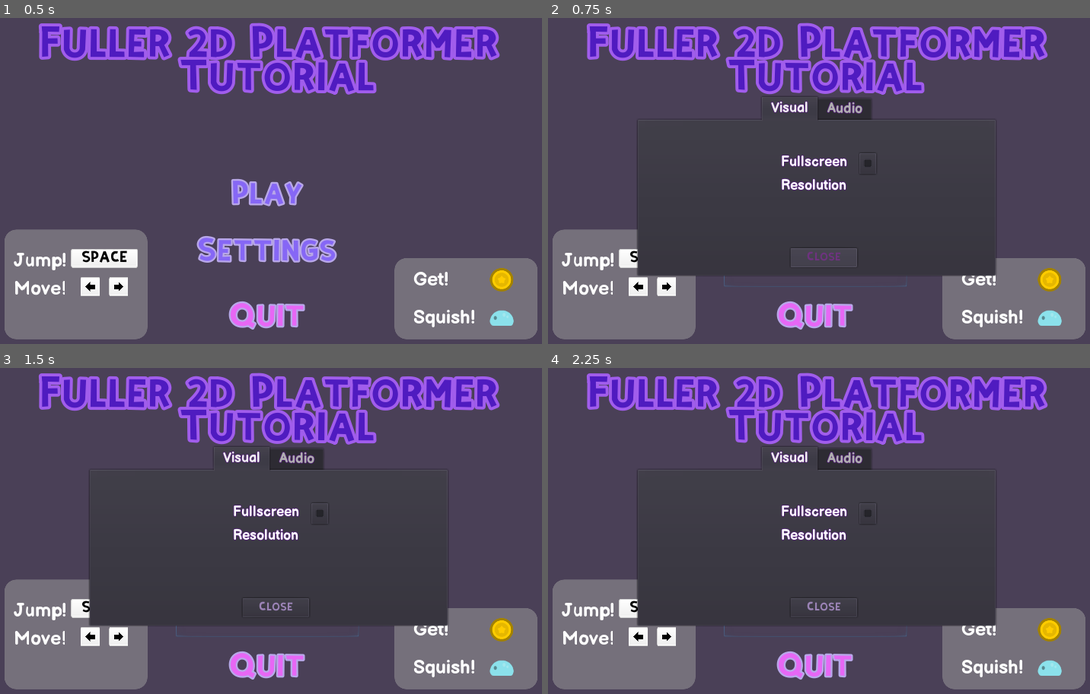
Above: before the commit, frames 1-4 (two rows, left to right).
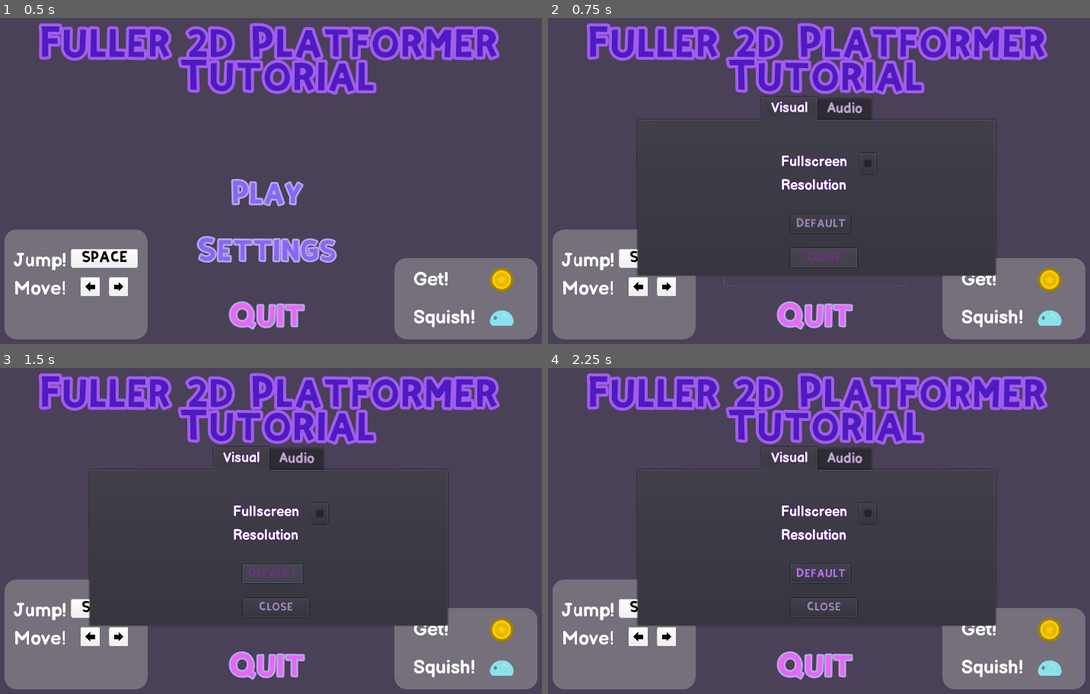
Above: after the commit, the same moments.

Repository: CrabbitSlater/Godot_2D_Tutorial_adv
Game: Godot game, scene res://Assets/TitleMenu.tscn
The game is run twice, just before and just after one commit, with the same random seed, the same clock (stepped at 60 frames per second) and the same inputs.
Inputs (mouse positions are in pixels of both pictures, inside the frame that each line leads up to):
- Up to frame 1 (0.5 s): no input
- Up to frame 2 (0.75 s): click "Settings" at 0.5 s
- Up to frame 3 (1.5 s): click (271, 573) at 1.25 s, where only the run after the commit has a clickable "Default"
- Up to frame 4 (2.25 s): click "Play" at 2 s

Frame 1 is identical in both runs. In frame 2, 0.1% of the frame differs, in the area x 45-55%, y 61-65%; in frame 3, 0.2%, in the area x 32-67%, y 60-83%; in frame 4, 0.2%.

Commit message:
sorted buggy behavior in settings by cleaning up the namespace and setting toggles properly. TODO- try adding this to in game player menu and implementing resolution selection

Diff:
--- a/Assets/Settings_tabs.gd
+++ b/Assets/Settings_tabs.gd
@@ -1,38 +1,72 @@
 extends TabContainer
 
+onready var fullscreen_button = $Visual/Fullscreen/FullscreenCheck
+onready var sfx_mute = $Audio/SFX/SFXMuteCheck
+onready var music_mute = $Audio/Music/MusicMuteCheck
+onready var sfx_slider = $Audio/SFX/SFXVolSlider
+onready var music_slider = $Audio/Music/MusicVolSlider
 
 func _ready():
-
-	$"Audio/Music Vol/Music Mute Check".pressed = GlobalSettings.music_mute
-	$"Audio/SFX/SFX Mute Check".pressed = GlobalSettings.sfx_mute
-	$"Visual/Fullscreen/FullscreenCheck".pressed = GlobalSettings.fullscreen
 
 	GlobalSettings.menu_ref=self
 
 
 
+func update_buttons():
+	fullscreen_button.pressed = GlobalSettings.get_fullscreen()
+
+	music_mute.pressed = GlobalSettings.get_music_mute()
+	sfx_mute.pressed = GlobalSettings.get_sfx_mute()
+	sfx_slider.value = GlobalSettings.get_sfx_vol()
+	music_slider.value = GlobalSettings.get_music_vol()
+
+
+
+
 func _on_FullscreenCheck_toggled(button_pressed):
-	if.is_visible_in_tree():
-		GlobalSettings.toggle_fullscreen(button_pressed)
+
+	GlobalSettings.toggle_fullscreen(button_pressed)
 
 
 func _on_Music_Mute_Check_toggled(button_pressed):
 	print("the tabs menu is visible?")
 	print(is_visible_in_tree())
-	if.is_visible_in_tree():
-		GlobalSettings.toggle_mute_music(button_pressed)
+
+	GlobalSettings.toggle_mute_music(button_pressed)
 
 
 func _on_SFX_Mute_Check_toggled(button_pressed):
-	if.is_visible_in_tree():
-		GlobalSettings.toggle_mute_sfx(button_pressed)
+
+	GlobalSettings.toggle_mute_sfx(button_pressed)
 
 
 func _on_MusicVolSlider_value_changed(value):
-	if.is_visible_in_tree():
-		GlobalSettings.set_music_vol(value)
+
+	GlobalSettings.set_music_vol(value)
 
 
 func _on_SFXVol_value_changed(value):
-	if.is_visible_in_tree():
-		GlobalSettings.set_sfx_vol(value)
+
+	GlobalSettings.set_sfx_vol(value)
+
+
+func _on_Settings_tabs_visibility_changed():
+	self.update_buttons()
+	print("updating buttons status, visibility is " + str(self.is_visible_in_tree()))
+	print(GlobalSettings.saved_settings)
+	GlobalSettings.accept_setting_commands = self.is_visible_in_tree()
+
+func restore_defaults():
+	pass
+	GlobalSettings.set_sfx_vol(0.0)
+	GlobalSettings.set_music_vol(0.0)
+	GlobalSettings.toggle_mute_sfx(false)
+	GlobalSettings.toggle_fullscreen(false)
+	GlobalSettings.toggle_mute_music(false)
+	GlobalSettings.accept_setting_commands = false
+	update_buttons()
+	GlobalSettings.accept_setting_commands = true
+
+
+func _on_Defaults_button_pressed():
+	self.restore_defaults()
--- a/Assets/TitleMenu.gd
+++ b/Assets/TitleMenu.gd
@@ -9,12 +9,10 @@
 
 func _on_SettingsButton_pressed():
 	$Settings_tabs.visible=true
-	GlobalSettings.accept_setting_commands = true
 
 
 func _on_SettingsCloseButton_pressed():
-	$Settings_tabs.visible=false
-	GlobalSettings.accept_setting_commands = false
+	$Settings_tabs.visible = false
 
 
 func _on_QuitButton_pressed():
--- a/Assets/TitleMenu.tscn
+++ b/Assets/TitleMenu.tscn
@@ -298,6 +298,15 @@
 custom_fonts/font = SubResource( 6 )
 text = "Close"
 
+[node name="Defaults_button2" type="Button" parent="Settings_tabs/Visual"]
+margin_left = 252.0
+margin_top = 151.0
+margin_right = 353.0
+margin_bottom = 183.0
+custom_fonts/font = SubResource( 7 )
+text = "Default"
+icon = SubResource( 8 )
+
 [node name="Audio" type="Control" parent="Settings_tabs"]
 visible = false
 anchor_right = 1.0
@@ -307,25 +316,25 @@
 margin_right = -4.0
 margin_bottom = -4.0
 
-[node name="Music Vol" type="Control" parent="Settings_tabs/Audio"]
+[node name="Music" type="Control" parent="Settings_tabs/Audio"]
 margin_left = 268.0
 margin_top = 48.0
 margin_right = 308.0
 margin_bottom = 88.0
 
-[node name="Music Mute Check" type="CheckBox" parent="Settings_tabs/Audio/Music Vol"]
+[node name="MusicMuteCheck" type="CheckBox" parent="Settings_tabs/Audio/Music"]
 margin_left = 96.0
 margin_right = 120.0
 margin_bottom = 24.0
 
-[node name="Music Label" type="Label" parent="Settings_tabs/Audio/Music Vol"]
+[node name="Music Label" type="Label" parent="Settings_tabs/Audio/Music"]
 margin_left = -208.0
 margin_right = -102.0
 margin_bottom = 63.0
 text = "Music Vol
 "
 
-[node name="MuteLabel" type="Label" parent="Settings_tabs/Audio/Music Vol"]
+[node name="MuteLabel" type="Label" parent="Settings_tabs/Audio/Music"]
 margin_left = 128.0
 margin_right = 194.0
 margin_bottom = 48.0
@@ -333,7 +342,7 @@
 
 "
 
-[node name="MusicVolSlider" type="HSlider" parent="Settings_tabs/Audio/Music Vol"]
+[node name="MusicVolSlider" type="HSlider" parent="Settings_tabs/Audio/Music"]
 margin_left = -80.0
 margin_right = 80.0
 margin_bottom = 16.0
@@ -348,7 +357,7 @@
 margin_right = 308.0
 margin_bottom = 128.0
 
-[node name="SFX Mute Check" type="CheckBox" parent="Settings_tabs/Audio/SFX"]
+[node name="SFXMuteCheck" type="CheckBox" parent="Settings_tabs/Audio/SFX"]
 margin_left = 96.0
 margin_right = 120.0
 margin_bottom = 24.0
@@ -368,7 +377,7 @@
 
 "
 
-[node name="SFXVol" type="HSlider" parent="Settings_tabs/Audio/SFX"]
+[node name="SFXVolSlider" type="HSlider" parent="Settings_tabs/Audio/SFX"]
 margin_left = -80.0
 margin_top = 8.0
 margin_right = 80.0
@@ -387,13 +396,25 @@
 text = "Close"
 icon = SubResource( 8 )
 
+[node name="Defaults_button" type="Button" parent="Settings_tabs/Audio"]
+margin_left = 252.0
+margin_top = 167.0
+margin_right = 332.0
+margin_bottom = 199.0
+custom_fonts/font = SubResource( 7 )
+text = "Default"
+icon = SubResource( 8 )
+
 [connection signal="pressed" from="PlayButton" to="." method="_on_PlayButton_pressed"]
 [connection signal="pressed" from="QuitButton" to="." method="_on_QuitButton_pressed"]
 [connection signal="pressed" from="SettingsButton" to="." method="_on_SettingsButton_pressed"]
+[connection signal="visibility_changed" from="Settings_tabs" to="Settings_tabs" method="_on_Settings_tabs_visibility_changed"]
 [connection signal="toggled" from="Settings_tabs/Visual/Fullscreen/FullscreenCheck" to="Settings_tabs" method="_on_FullscreenCheck_toggled"]
 [connection signal="pressed" from="Settings_tabs/Visual/SettingsCloseButton2" to="." method="_on_SettingsCloseButton_pressed"]
-[connection signal="toggled" from="Settings_tabs/Audio/Music Vol/Music Mute Check" to="Settings_tabs" method="_on_Music_Mute_Check_toggled"]
-[connection signal="value_changed" from="Settings_tabs/Audio/Music Vol/MusicVolSlider" to="Settings_tabs" method="_on_MusicVolSlider_value_changed"]
-[connection signal="toggled" from="Settings_tabs/Audio/SFX/SFX Mute Check" to="Settings_tabs" method="_on_SFX_Mute_Check_toggled"]
-[connection signal="value_changed" from="Settings_tabs/Audio/SFX/SFXVol" to="Settings_tabs" method="_on_SFXVol_value_changed"]
+[connection signal="pressed" from="Settings_tabs/Visual/Defaults_button2" to="Settings_tabs" method="_on_Defaults_button_pressed"]
+[connection signal="toggled" from="Settings_tabs/Audio/Music/MusicMuteCheck" to="Settings_tabs" method="_on_Music_Mute_Check_toggled"]
+[connection signal="value_changed" from="Settings_tabs/Audio/Music/MusicVolSlider" to="Settings_tabs" method="_on_MusicVolSlider_value_changed"]
+[connection signal="toggled" from="Settings_tabs/Audio/SFX/SFXMuteCheck" to="Settings_tabs" method="_on_SFX_Mute_Check_toggled"]
+[connection signal="value_changed" from="Settings_tabs/Audio/SFX/SFXVolSlider" to="Settings_tabs" method="_on_SFXVol_value_changed"]
 [connection signal="pressed" from="Settings_tabs/Audio/SettingsCloseButton" to="." method="_on_SettingsCloseButton_pressed"]
+[connection signal="pressed" from="Settings_tabs/Audio/Defaults_button" to="Settings_tabs" method="_on_Defaults_button_pressed"]
--- a/GlobalSettings.gd
+++ b/GlobalSettings.gd
@@ -5,12 +5,6 @@
 
 var saved_settings = {}
 
-var fullscreen : bool = false
-var sfx_mute : bool = false
-var music_mute : bool = false
-var music_vol : float =0
-var sfx_vol : float = 0
-var resolution =0
 const MAX_VOL :float = 6.0
 const MIN_VOL :float = -26.0
 
@@ -26,8 +20,11 @@
 		print("sfxv buttonpress")
 		new_vol = clamp(new_vol, MIN_VOL, MAX_VOL)
 		AudioServer.set_bus_volume_db(2,new_vol)
-		self.sfx_vol=new_vol
+		saved_settings["sfx_vol"] = new_vol
 		save_settings()
+
+func get_sfx_vol():
+	return saved_settings["sfx_vol"]
 
 func set_music_vol(new_vol:float):
 	if accept_setting_commands:
@@ -35,32 +32,44 @@
 		print("mskv buttonpress")
 		new_vol = clamp(new_vol, MIN_VOL, MAX_VOL)
 		AudioServer.set_bus_volume_db(1,new_vol)
-		self.music_vol=new_vol
+		saved_settings["music_vol"]=new_vol
 		save_settings()
+
+func get_music_vol():
+	return saved_settings["music_vol"]
 
 func toggle_mute_sfx(toggle:bool):
 	if accept_setting_commands:
 
 		print("msfx buttonpress")
 		AudioServer.set_bus_mute(2,toggle)
-		self.sfx_mute=toggle
+		saved_settings["sfx_mute"]= toggle
 		save_settings()
+
+func get_sfx_mute():
+	return saved_settings["sfx_mute"]
 
 func toggle_mute_music(toggle:bool):
 
 	if accept_setting_commands:
 		print("mmsk buttonpress")
 		AudioServer.set_bus_mute(1,toggle)
-		self.music_mute=toggle
+		saved_settings["music_mute"] = toggle
 		save_settings()
+
+func get_music_mute():
+	return saved_settings["music_mute"]
 
 func toggle_fullscreen(toggle:bool):
 
 	if accept_setting_commands:
 		print("fscr buttonpress")
 		OS.set_window_fullscreen(toggle)
-		self.fullscreen=toggle
+		saved_settings["fullscreen"] = toggle
 		save_settings()
+
+func get_fullscreen():
+	return saved_settings["fullscreen"]
 
 func set_settings():
 	toggle_fullscreen(saved_settings["fullscreen"])
@@ -78,15 +87,6 @@
 
 func save_settings():
 
-
-	saved_settings["fullscreen"] = self.fullscreen
-	#replace with resolution setting
-	saved_settings["music_mute"] = self.music_mute
-	saved_settings["sfx_mute"] = self.sfx_mute
-	saved_settings["music_vol"] = self.music_vol
-	saved_settings["sfx_vol"] = self. sfx_vol
-
-
 	print("trying to save setti gs")
 	print(saved_settings)
 	var file = File.new()
@@ -97,7 +97,6 @@
 func load_settings():
 	var file = File.new()
 	if not file.file_exists(SETTINGS_SAVE_FILE):
-		print("no file present, creating now")
 		saved_settings ={
 			"fullscreen": false,
 			"resolution" : 0,
@@ -108,9 +107,8 @@
 		}
 		save_settings()
 	file.open(SETTINGS_SAVE_FILE,File.READ)
-	print("trying to load settings")
-	print("file exists: ")
-	print(file.file_exists(SETTINGS_SAVE_FILE))
 	saved_settings = file.get_var()
 	file.close()
+	self.accept_setting_commands = true
 	set_settings()
+	self.accept_setting_commands = false
